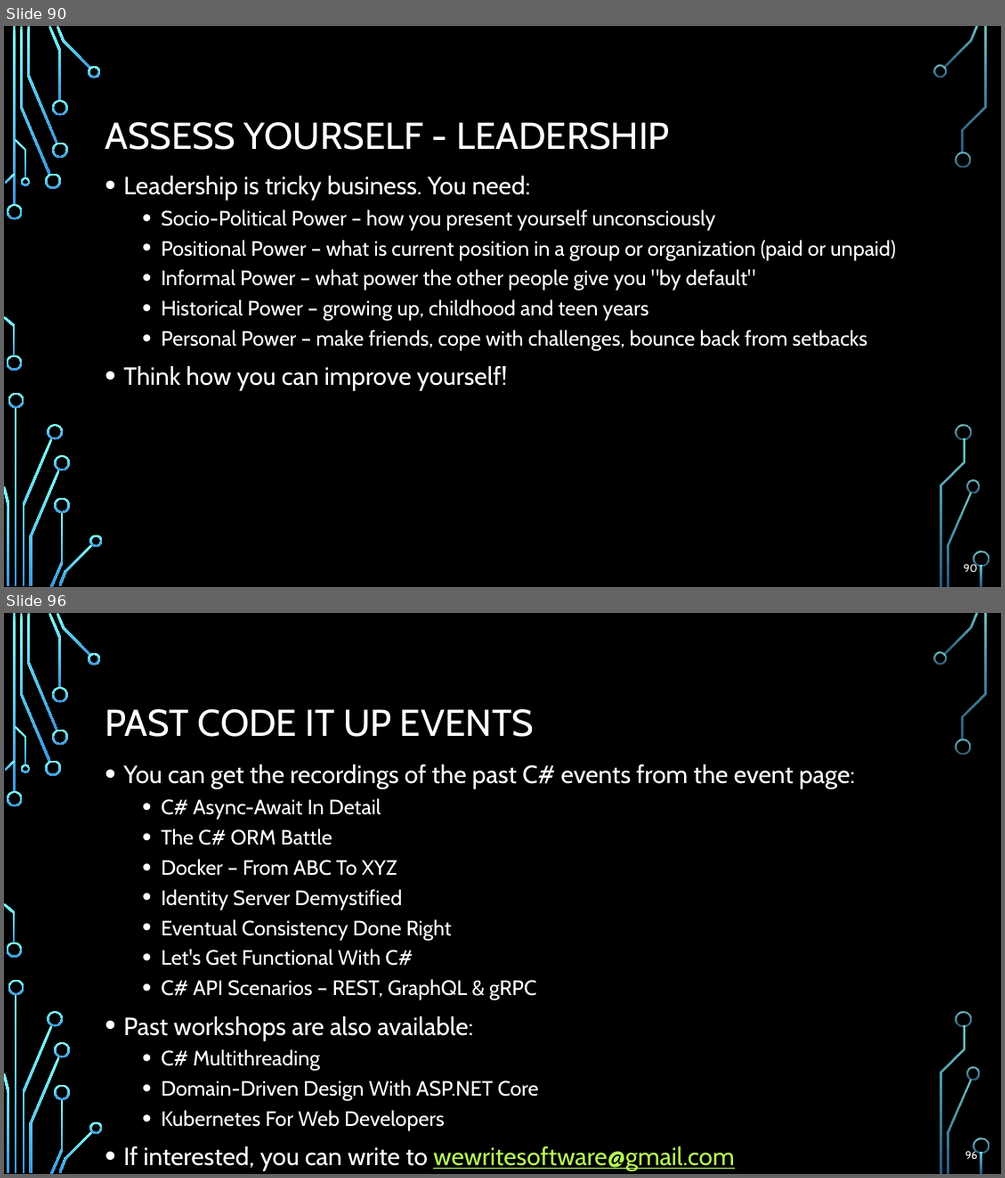
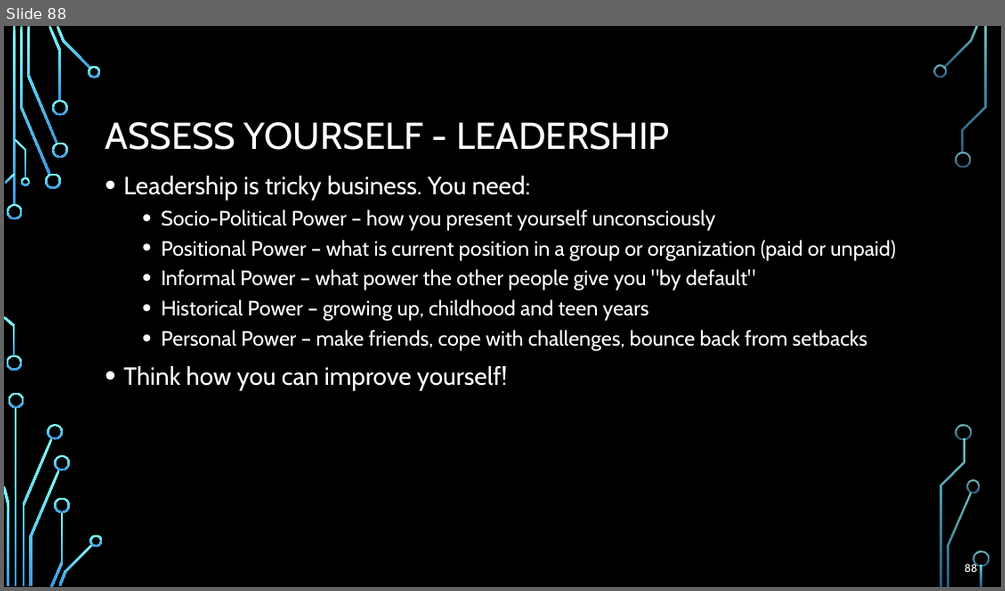
Before and after one commit to profjordanov/doctorate, a slide deck: resources/Software-Architecture-S/Presentation-Part7-The-Architect-Team.pptx. Shown one above the other, each under a label of ours: slides 90 and 96 before the commit, slide 88 after it; the slides between them are not shown. The pictures are 1005x1178 and 1005x591 pixels, drawn with LibreOffice and Linux fonts; fonts in the diff are those of the drawing; background and template pictures are left out. Boxes give left, top, right and bottom in pixels: in the first picture for what was removed or moved away, otherwise in the second. Text is boxed around its words. In the diff, an @@ line names an element or a change of style, - is before the commit and + after.

```diff
--- a/resources/Software-Architecture-S/Presentation-Part7-The-Architect-Team.pptx
+++ b/resources/Software-Architecture-S/Presentation-Part7-The-Architect-Team.pptx
@@ slide 96 removed at [4, 613, 1001, 1174], background picture (left out); not listed: 36 template elements that a slide beside it also shows @@
@@ title removed at [105, 709, 534, 737] @@
-PAST CODE IT UP EVENTS
@@ text removed at [123, 764, 855, 1171] @@
-• You can get the recordings of the past C# events from the event page:
-  • C# Async-Await In Detail
-  • The C# ORM Battle
-  • Docker – From ABC To XYZ
-  • Identity Server Demystified
-  • Eventual Consistency Done Right
-  • Let's Get Functional With C#
-  • C# API Scenarios – REST, GraphQL & gRPC
-• Past workshops are also available:
-  • C# Multithreading
-  • Domain-Driven Design With ASP.NET Core
-  • Kubernetes For Web Developers
-• If interested, you can write to wewritesoftware@gmail.com
@@ page number removed at [965, 1149, 978, 1159] @@
-96
@@ what was slide 90 is now slide 88 @@
@@ page number at [964, 562, 978, 572]: text changed @@
-90
+88
```
Also in this commit, not shown: 9 other slides removed.
